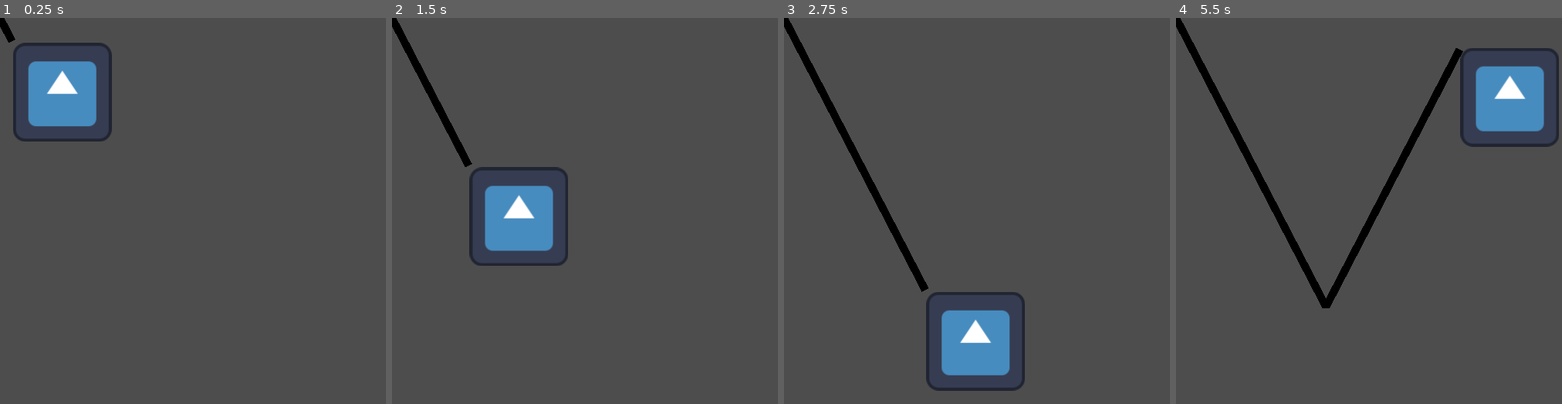
Above: before the commit, frames 1-4 (left to right).
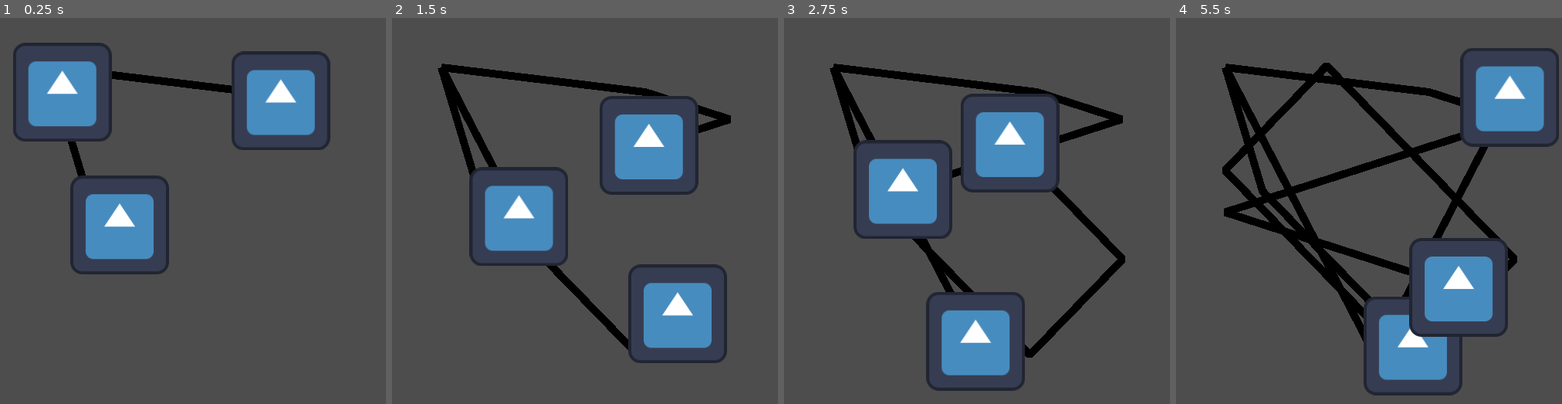
Above: after the commit, the same moments.

Repository: knuklz/MiniJam165
Game: Godot game, scene res://Main.tscn
Two runs of this game, one before a commit and one after it. Both use one fixed random seed, a clock stepped at 60 frames per second and the inputs below. The engine's default icon, where the game draws it, is replaced by a stand-in: a white triangle on a blue panel in a dark square.
Inputs:
- Up to frame 1 (0.25 s): no input
- Up to frame 2 (1.5 s): no input
- Up to frame 3 (2.75 s): no input
- Up to frame 4 (5.5 s): no input

The runs differ from the first frame. In frame 1, 8.5% of the frame differs, in the area x 0-86%, y 0-67%; in frame 2, 11%; in frame 3, 13%; in frame 4, 18%, in the area x 0-89%, y 0-98%.

Commit message:
Updated Scene Nesting.

Diff:
--- /dev/null
+++ b/Brush.tscn
@@ -0,0 +1,16 @@
+[gd_scene load_steps=3 format=3 uid="uid://gsaaex7deay3"]
+
+[ext_resource type="Texture2D" uid="uid://bug86wd61wybv" path="res://icon.svg" id="1_pk1aj"]
+[ext_resource type="Script" path="res://brush.gd" id="2_gbsqb"]
+
+[node name="Icon" type="Sprite2D"]
+texture = ExtResource("1_pk1aj")
+centered = false
+script = ExtResource("2_gbsqb")
+
+[node name="Line2D" type="Line2D" parent="."]
+top_level = true
+z_index = -1
+position = Vector2(64, 64)
+points = PackedVector2Array(0, 0)
+default_color = Color(0, 0, 0, 1)
--- a/Main.tscn
+++ b/Main.tscn
@@ -1,19 +1,15 @@
-[gd_scene load_steps=4 format=3 uid="uid://kcw1lt6fjmpi"]
+[gd_scene load_steps=3 format=3 uid="uid://kcw1lt6fjmpi"]
 
-[ext_resource type="Texture2D" uid="uid://bug86wd61wybv" path="res://icon.svg" id="1_28x2s"]
 [ext_resource type="Script" path="res://main.gd" id="1_m3iqr"]
-[ext_resource type="Script" path="res://brush.gd" id="3_n81q4"]
+[ext_resource type="PackedScene" uid="uid://gsaaex7deay3" path="res://Brush.tscn" id="2_novlu"]
 
 [node name="World" type="Node2D"]
 script = ExtResource("1_m3iqr")
 
-[node name="Icon" type="Sprite2D" parent="."]
-texture = ExtResource("1_28x2s")
-centered = false
-script = ExtResource("3_n81q4")
+[node name="Icon" parent="." instance=ExtResource("2_novlu")]
 
-[node name="Line2D" type="Line2D" parent="Icon"]
-top_level = true
-z_index = -1
-points = PackedVector2Array(0, 0)
-default_color = Color(0, 0, 0, 1)
+[node name="Icon2" parent="." instance=ExtResource("2_novlu")]
+position = Vector2(48, 160)
+
+[node name="Icon3" parent="." instance=ExtResource("2_novlu")]
+position = Vector2(264, 32)
--- a/brush.gd
+++ b/brush.gd
@@ -31,7 +31,9 @@
 # Called every frame. 'delta' is the elapsed time since the previous frame.
 func _process(delta: float) -> void:
 
-	trail.add_point(global_position)
+	trail.add_point(position)
+
+
 	if((position.x >=  (wWidth-height.x) and (speed.x > 0)) or (position.x<=0) and speed.x <0):
 		speed.x = speed.x * -1
 
